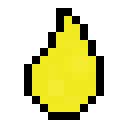
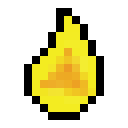
Comparing the layer stacks of the two 128×128 images. Changes:
added layer "TRIANGLES #1" above "TRIANGLES" over [40,48,96,96]
renamed "Penumbrite" to "trianglium", opacity 96% → 100% over [40,24,96,104]
renamed "moltengold.png" to "outer border", painted on it over [40,24,96,104]
